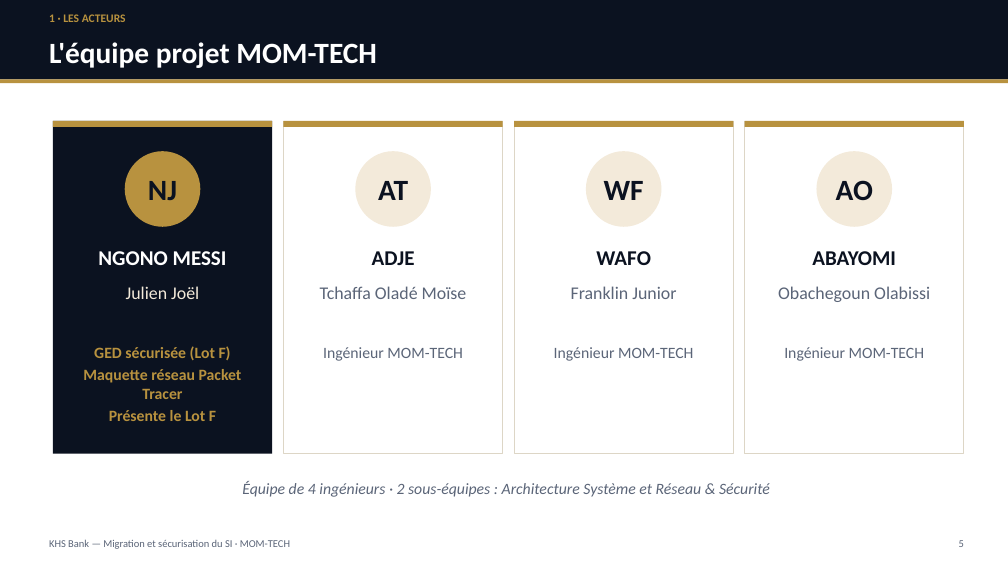
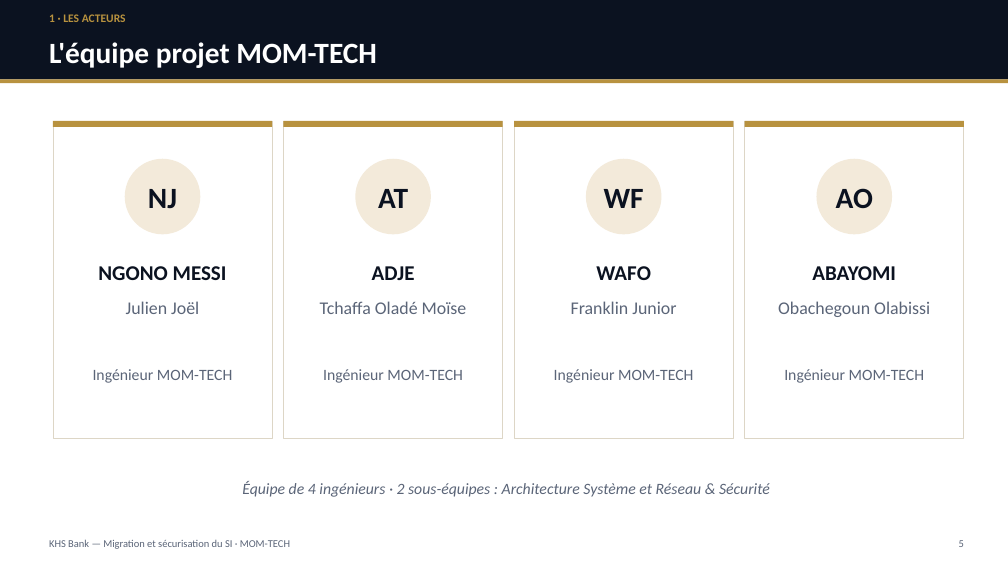
Before and after one commit to ngonomessi-cmd/projet-fin-etude, a slide deck: slide 5 of soutenance/Soutenance_KHS_Bank_MOM-TECH.pptx. Drawn at 1008x567 pixels with LibreOffice and Linux fonts; fonts in the diff are those of the drawing. Boxes give left, top, right and bottom in pixels: in the first picture for what was removed or moved away, otherwise in the second. Text is boxed around its words. In the diff, an @@ line names an element or a change of style, - is before the commit and + after.

```diff
--- a/soutenance/Soutenance_KHS_Bank_MOM-TECH.pptx
+++ b/soutenance/Soutenance_KHS_Bank_MOM-TECH.pptx
@@ rectangle: place and size @@
-rectangle at box(53, 121, 272, 454)
+rectangle at box(53, 121, 272, 439)
@@ rectangle at box(53, 121, 272, 439): fill #0B1220 to #FFFFFF; outline none to #DDD6C6 0.75 pt @@
@@ rectangle: place and size @@
-rectangle at box(284, 121, 503, 454)
+rectangle at box(284, 121, 503, 439)
@@ rectangle: place and size @@
-rectangle at box(514, 121, 734, 454)
+rectangle at box(514, 121, 734, 439)
@@ rectangle: place and size @@
-rectangle at box(745, 121, 964, 454)
+rectangle at box(745, 121, 964, 439)
@@ 4 texts, 4 ellipses: place and size @@
-4 texts, 4 ellipses at box(125, 151, 892, 227)
+4 texts, 4 ellipses at box(125, 159, 892, 234)
@@ ellipse at box(125, 159, 200, 234): fill #B8923F to #F3EADA @@
@@ text "NGONO MESSI" at box(98, 266, 227, 280): text colour #FFFFFF to #0B1220 @@
@@ text "Julien Joël" at box(126, 301, 199, 314): text colour #F3EADA to #5B6578 @@
@@ 8 texts: place and size @@
-8 texts at box(98, 251, 930, 302)
+8 texts at box(98, 266, 930, 317)
@@ text at box(93, 369, 232, 383): text changed; text colour #B8923F to #5B6578; bold off @@
-GED sécurisée (Lot F)
-Maquette réseau Packet Tracer
-Présente le Lot F
+Ingénieur MOM-TECH
@@ text "Ingénieur MOM-TECH": place and size @@
-text "Ingénieur MOM-TECH" at box(323, 347, 462, 361)
+text "Ingénieur MOM-TECH" at box(323, 369, 462, 383)
@@ less space between paragraphs in 3 elements at box(323, 369, 462, 383), box(784, 369, 924, 383), box(554, 369, 693, 383) @@
@@ text "Ingénieur MOM-TECH": place and size @@
-text "Ingénieur MOM-TECH" at box(554, 347, 693, 361)
+text "Ingénieur MOM-TECH" at box(554, 369, 693, 383)
@@ text "Ingénieur MOM-TECH": place and size @@
-text "Ingénieur MOM-TECH" at box(784, 347, 924, 361)
+text "Ingénieur MOM-TECH" at box(784, 369, 924, 383)
```
Also in this commit, not shown: 2 other files.
